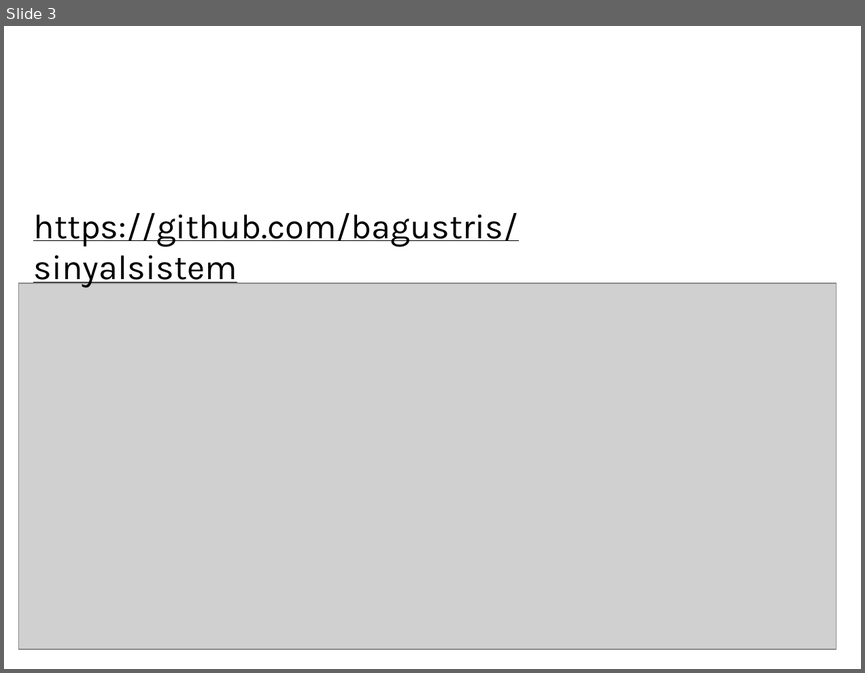
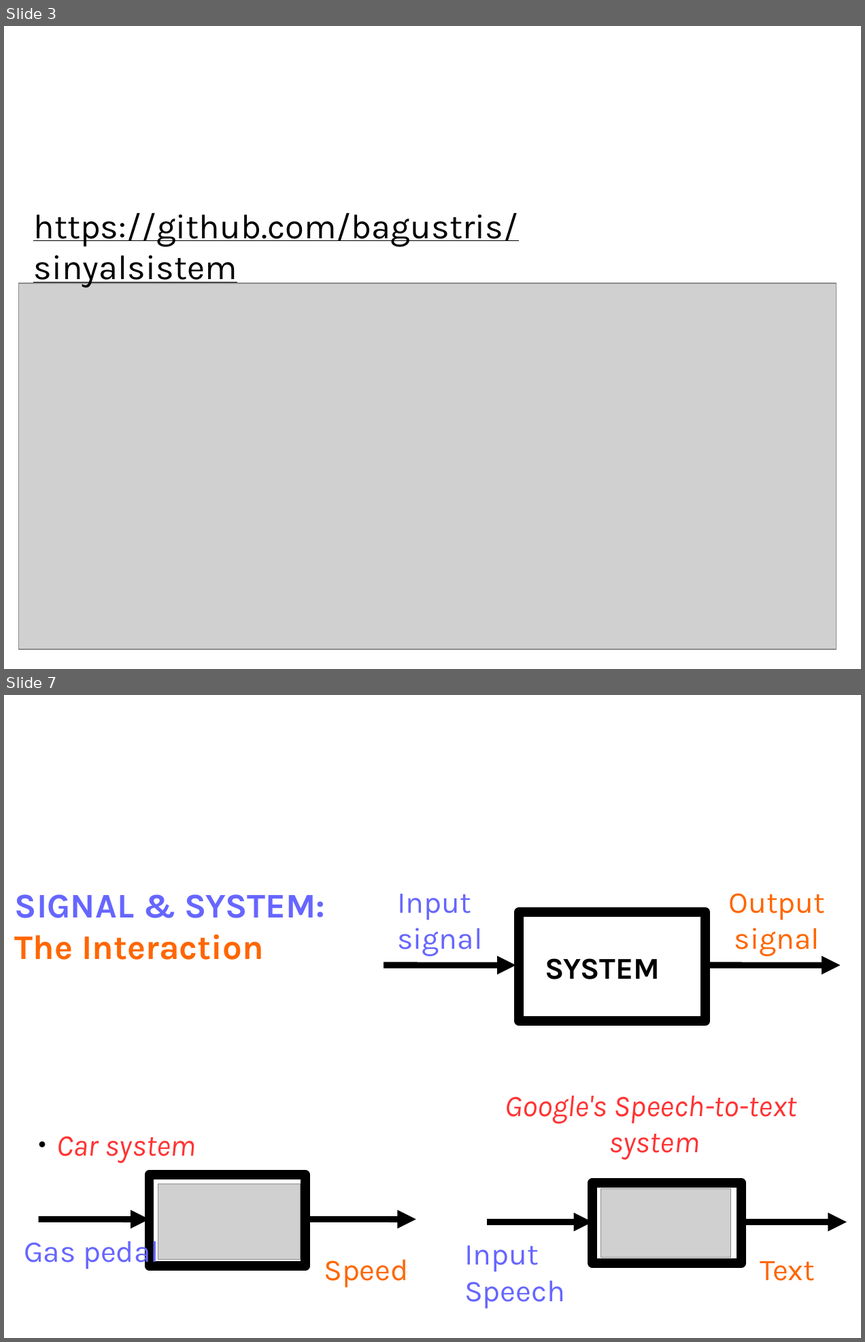
Before and after one commit to bagustris/sinyalsistem, a slide deck: slides/Lect1_SinyalSistem.odp. Shown one above the other, each under a label of ours: slide 3 before the commit, slides 3 and 7 after it; the slides between them are not shown. The pictures are 865x673 and 865x1342 pixels, drawn with LibreOffice and Linux fonts; fonts in the diff are those of the drawing; grey boxes stand for pictures; background and template pictures are left out. Boxes give left, top, right and bottom in pixels: in the first picture for what was removed or moved away, otherwise in the second. Text is boxed around its words. In the diff, an @@ line names an element or a change of style, - is before the commit and + after.

```diff
--- a/slides/Lect1_SinyalSistem.odp
+++ b/slides/Lect1_SinyalSistem.odp
@@ slide 7 added at (4,695,861,1338), background #FFFFFF @@
@@ title added at (14,695,653,863), 72 pt, text #FFFFFF @@
+Signal & system
@@ text added at (15,894,325,960), 32 pt, text #6666FF, bold @@
+SIGNAL & SYSTEM:
+The Interaction
@@ text added at (397,894,482,956), 28 pt, text #6666FF @@
+Input
+signal
@@ text added at (729,893,825,956), 28 pt, text #FF6600 @@
+Output
+signal
@@ rectangle added at (519,912,705,1021), fill #FFFFFF, outline #000000 8.65 pt @@
@@ text added at (545,958,660,979), 28 pt, text #000000, bold @@
+SYSTEM
@@ arrow added from (383, 965) to (515, 965), #000000 5.75 pt @@
@@ arrow added from (708, 965) to (840, 965), #000000 5.75 pt @@
@@ text added at (505,1095,797,1159), 28 pt, text #FF3333, italic @@
+Google's Speech-to-text
+system
@@ text added at (56,1136,196,1163), 28 pt, text #FF3333, italic @@
+● Car system
@@ rectangle added at (150,1174,306,1266), fill #FFFFFF, outline #000000 8.65 pt @@
@@ picture added at (158,1184,299,1259) @@
@@ rectangle added at (593,1183,742,1263), fill #FFFFFF, outline #000000 8.65 pt @@
@@ picture added at (601,1189,731,1257) @@
@@ arrow added from (38, 1219) to (150, 1219), #000000 5.75 pt @@
@@ arrow added from (306, 1219) to (416, 1219), #000000 5.75 pt @@
@@ arrow added from (487, 1222) to (593, 1222), #000000 5.75 pt @@
@@ arrow added from (741, 1222) to (847, 1222), #000000 5.75 pt @@
@@ text added at (24,1234,159,1269), 28 pt, text #6666FF @@
+Gas pedal
@@ text added at (464,1245,565,1308), 28 pt, text #6666FF @@
+Input Speech
@@ text added at (324,1259,409,1287), 28 pt, text #FF6600 @@
+Speed
@@ text added at (759,1261,815,1280), 28 pt, text #FF6600 @@
+Text
```
Also in this commit, not shown: 33 slides changed, 5 other slides added, 7 slides removed, 54 other files.
